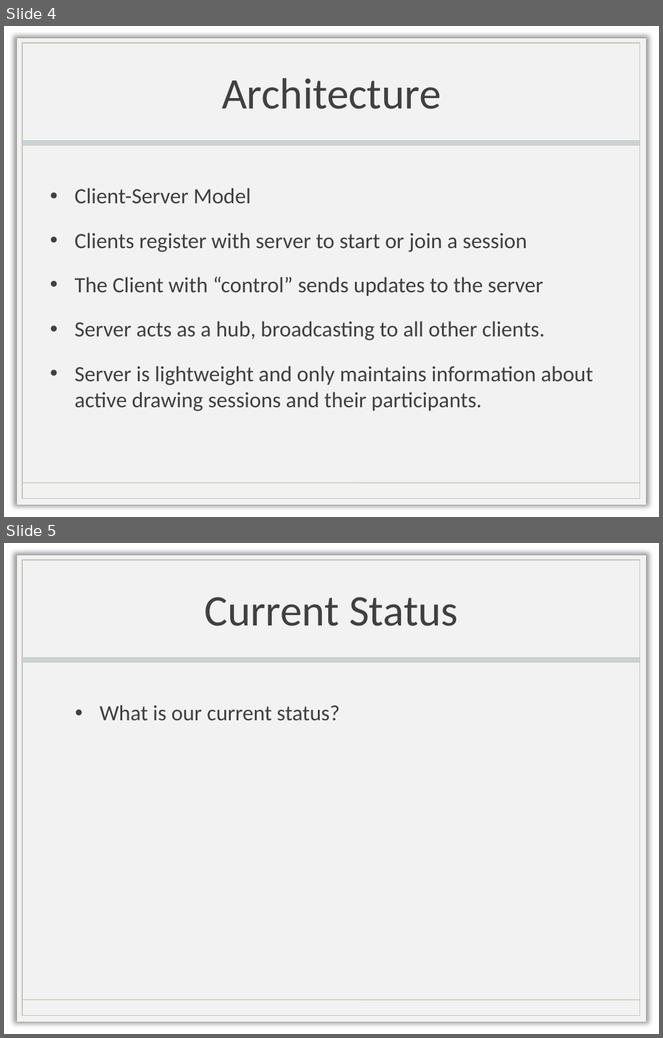
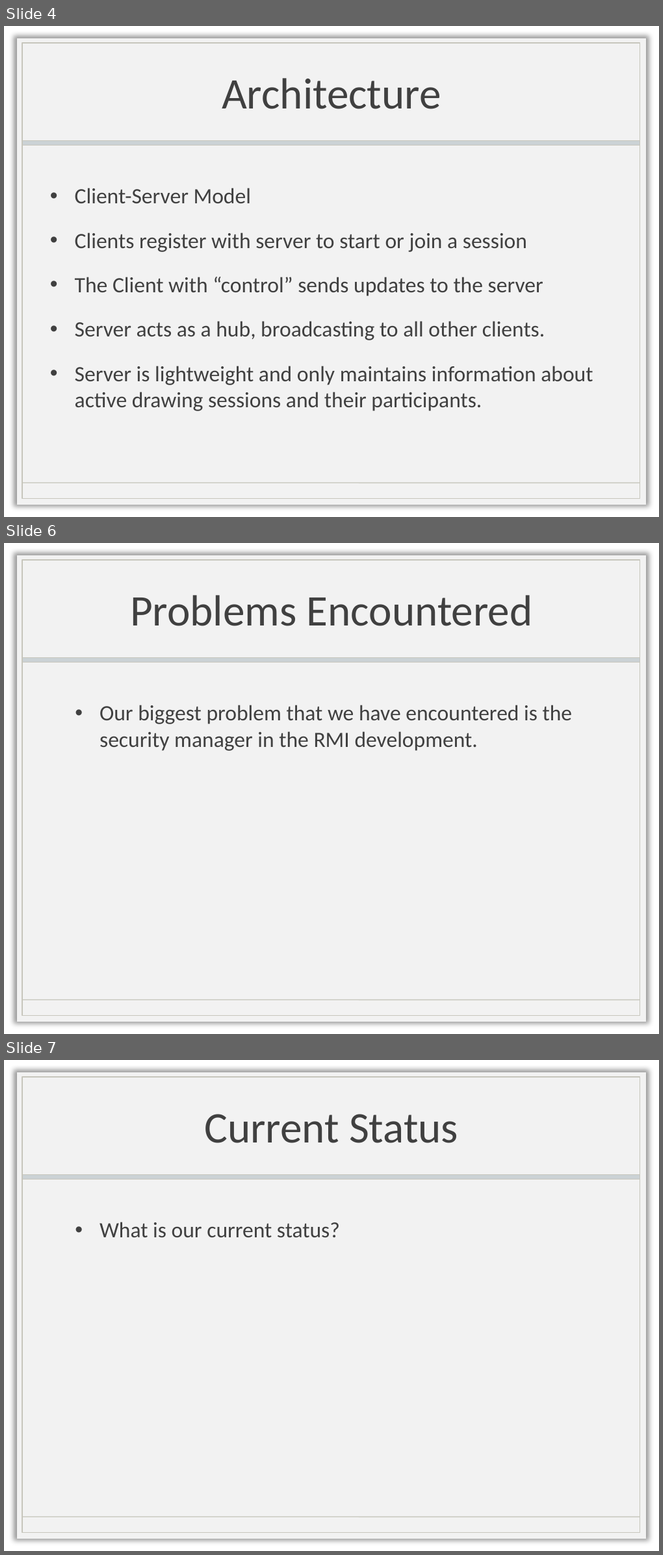
Before and after one commit to multidraw/MultiDraw, a slide deck: docs/StatusUpdate.pptx. Shown one above the other, each under a label of ours: slides 4 and 5 before the commit, slides 4, 6 and 7 after it; the slides between them are not shown. The pictures are 663x1038 and 663x1555 pixels, drawn with LibreOffice and Linux fonts; fonts in the diff are those of the drawing; background and template pictures are left out. Boxes give left, top, right and bottom in pixels: in the first picture for what was removed or moved away, otherwise in the second. Text is boxed around its words. In the diff, an @@ line names an element or a change of style, - is before the commit and + after.

```diff
--- a/docs/StatusUpdate.pptx
+++ b/docs/StatusUpdate.pptx
@@ slide 6 added at <box>4,543,659,1034</box>, background picture (left out); not listed: 4 template elements that a slide beside it also shows @@
@@ title added at <box>130,595,533,626</box>, 48 pt, text #404040 @@
+Problems Encountered
@@ text added at <box>100,705,573,751</box>, 24 pt, text #404040 @@
+• Our biggest problem that we have encountered is the security manager in the RMI development.
@@ what was slide 5 is now slide 7 @@
```
Also in this commit, not shown: 1 other slide added.
